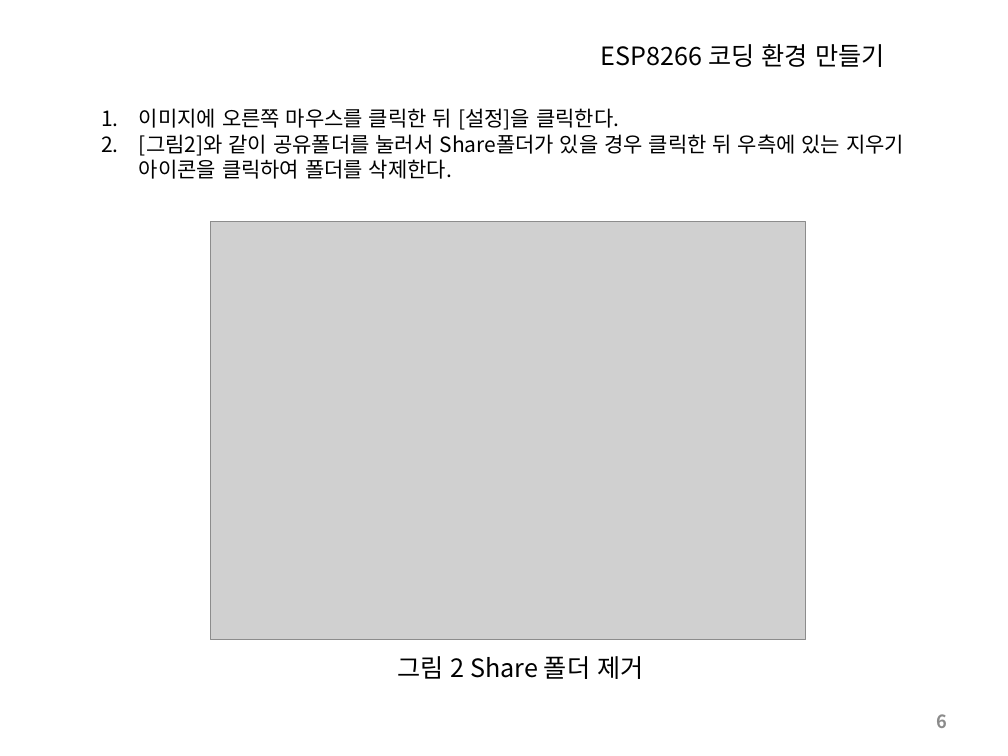
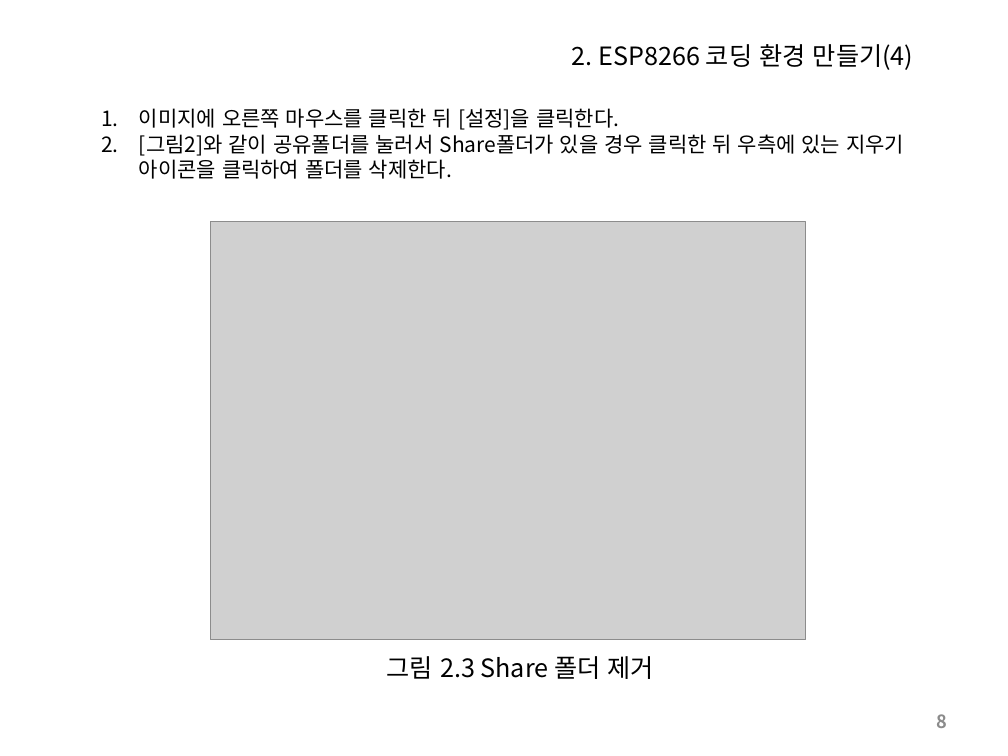
Before and after one commit to SleeperKKY/ESP8266, a slide deck: slide 8 of ESP8266 Direct Coding.pptx (slide 6 before the commit). Drawn at 1008x756 pixels with LibreOffice and Linux fonts; fonts in the diff are those of the drawing; grey boxes stand for pictures. Boxes give left, top, right and bottom in pixels: in the first picture for what was removed or moved away, otherwise in the second. Text is boxed around its words. In the diff, an @@ line names an element or a change of style, - is before the commit and + after.

```diff
--- a/ESP8266 Direct Coding.pptx
+++ b/ESP8266 Direct Coding.pptx
@@ title at box(572, 44, 914, 70): text changed @@
-ESP8266 코딩 환경 만들기
+2. ESP8266 코딩 환경 만들기(4)
@@ text at box(387, 656, 654, 679): text changed @@
-그림 2 Share 폴더 제거
+그림 2.3 Share 폴더 제거
@@ page number at box(937, 714, 948, 728): text changed @@
-6
+8
```
Also in this commit, not shown: 16 other slides changed, 4 slides added, 1 other file.
